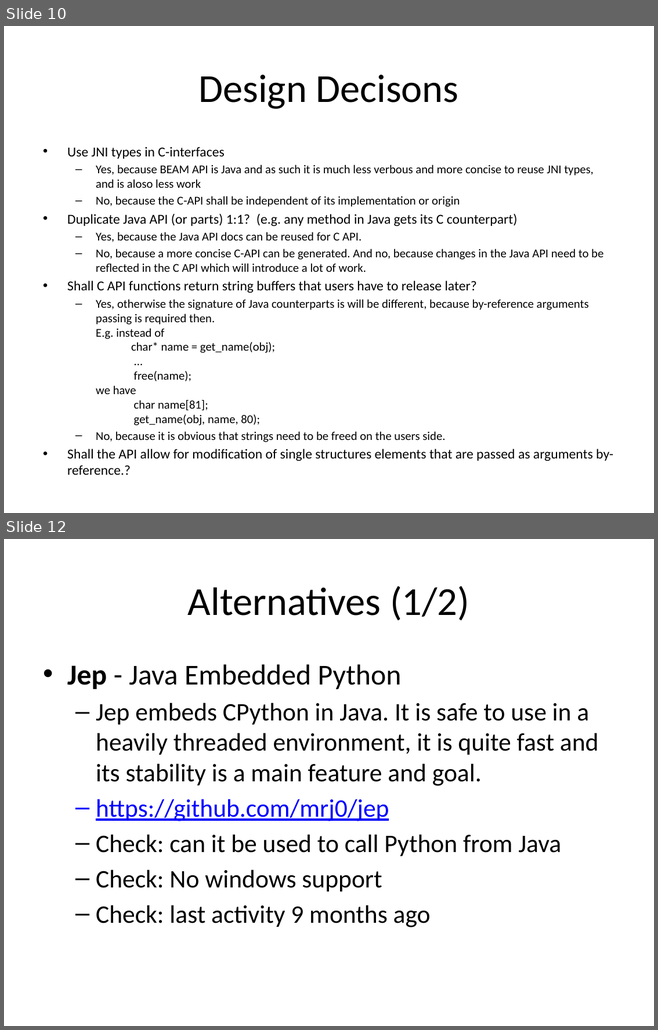
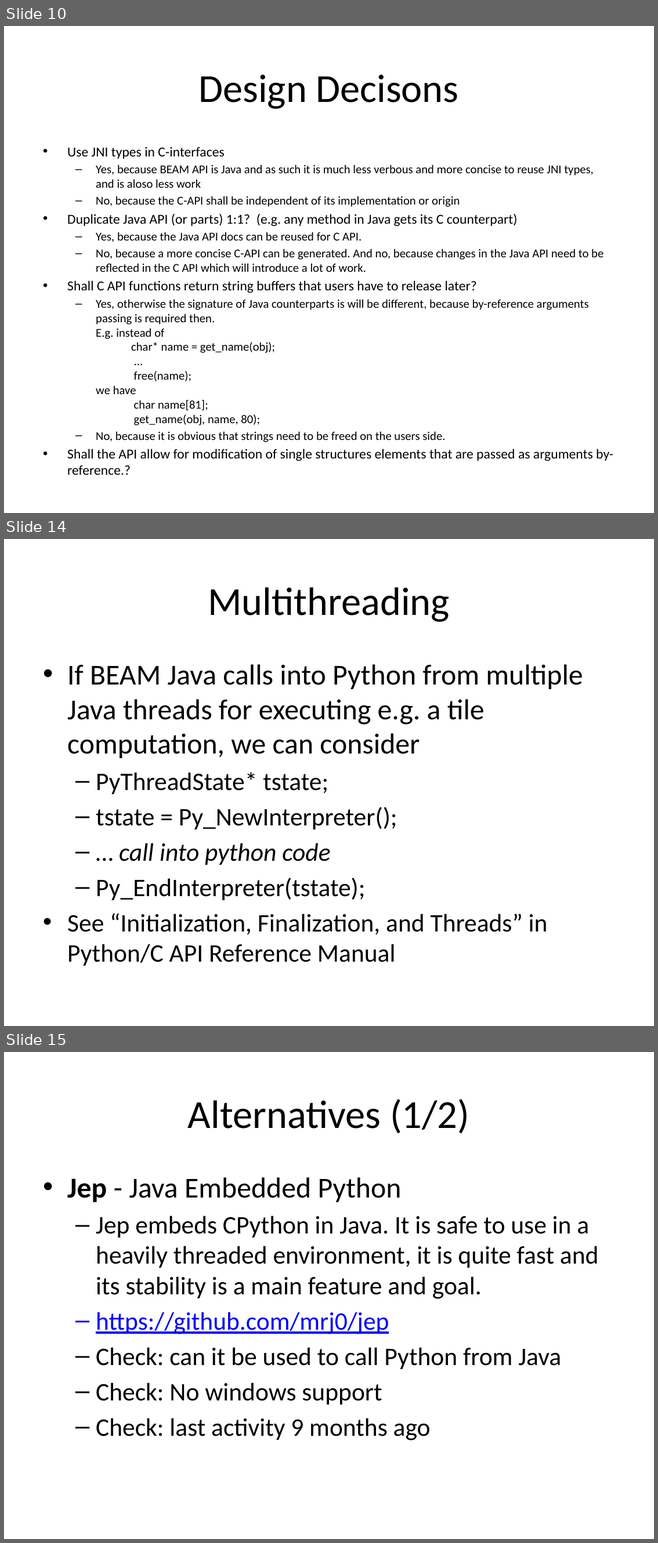
Before and after one commit to bcdev/beam-extapi, a slide deck: docs/beam-extapi.pptx. Shown one above the other, each under a label of ours: slides 10 and 12 before the commit, slides 10, 14 and 15 after it; the slides between them are not shown. The pictures are 658x1030 and 658x1543 pixels, drawn with LibreOffice and Linux fonts; fonts in the diff are those of the drawing. Boxes give left, top, right and bottom in pixels: in the first picture for what was removed or moved away, otherwise in the second. Text is boxed around its words. In the diff, an @@ line names an element or a change of style, - is before the commit and + after.

```diff
--- a/docs/beam-extapi.pptx
+++ b/docs/beam-extapi.pptx
@@ slide 14 added at bbox=[4, 539, 654, 1026], background #FFFFFF @@
@@ title added at bbox=[208, 587, 449, 622], 44 pt, text #000000 @@
+Multithreading
@@ text added at bbox=[67, 664, 582, 966], 28 pt, text #000000 @@
+• If BEAM Java calls into Python from multiple Java threads for executing e.g. a tile computation, we can consider
+  – PyThreadState* tstate;
+  – tstate = Py_NewInterpreter();
+  – … call into python code
+  – Py_EndInterpreter(tstate);
+  • See “Initialization, Finalization, and Threads” in Python/C API Reference Manual
@@ what was slide 12 is now slide 15 @@
```
Also in this commit, not shown: 1 slide changed, 3 other slides added.
